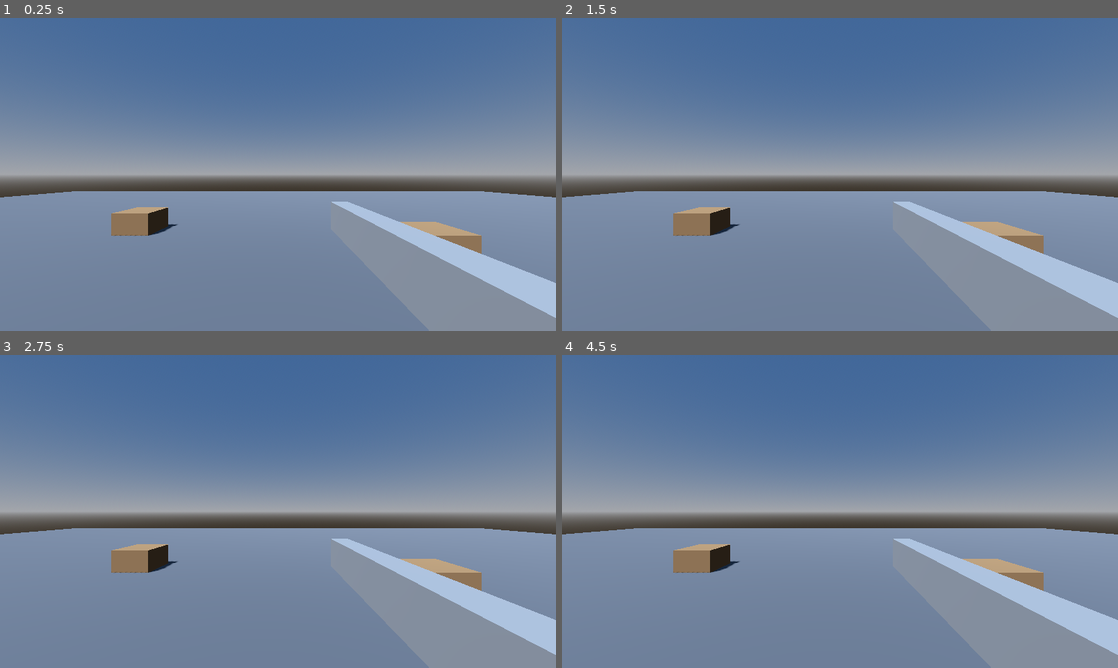
Above: before the commit, frames 1-4 (two rows, left to right).
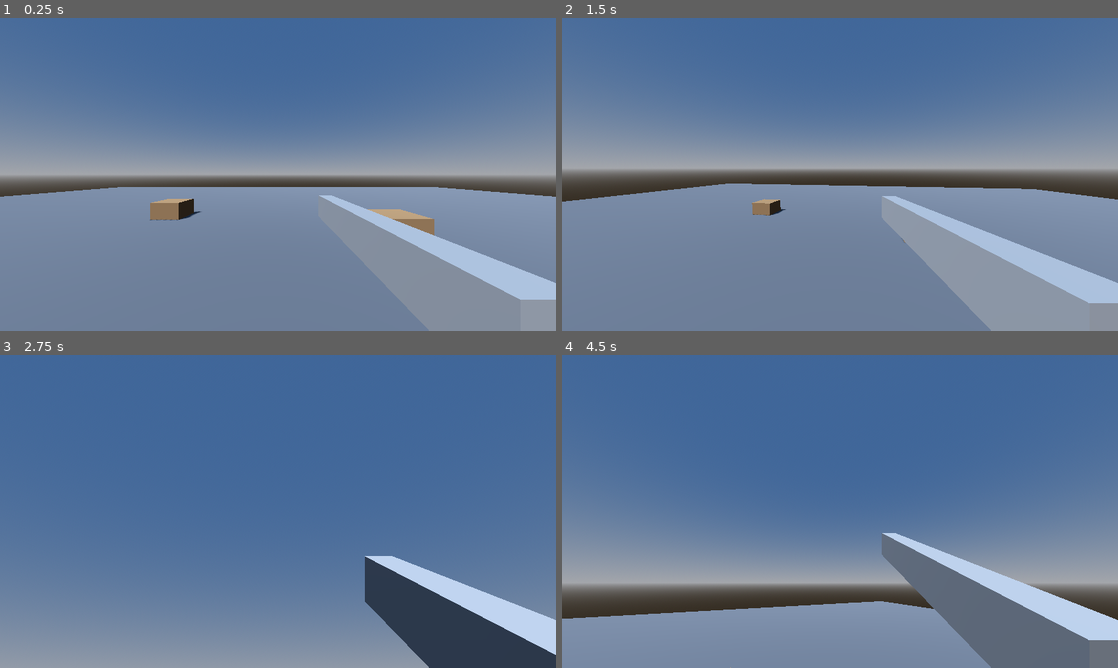
Above: after the commit, the same moments.

Repository: jou3706/last-loop
Game: Godot game, scene res://scenes/main.tscn
Same seed, same stepped clock (60 frames per second), same inputs: the game is played once before the commit and once after it.
Inputs (mouse positions are in pixels of both pictures, inside the frame that each line leads up to):
- Up to frame 1 (0.25 s): no input
- Up to frame 2 (1.5 s): tap Enter at 0.5 s; move the mouse to (962, 158) at 0.52 s; hold D (move_right) 0.53-1.28 s; hold Right mouse button (aim) 0.53-1.28 s; tap Space (jump) at 0.77 s; move the mouse to (728, 190) at 1.27 s; hold S (move_back) from 1.28 s (still down); click (728, 190) at 1.35 s
- Up to frame 3 (2.75 s): tap Space (jump) at 1.52 s; move the mouse to (333, 442) at 2.02 s; release S (move_back) at 2.03 s; hold D (move_right) from 2.03 s (still down); hold Right mouse button (aim) from 2.03 s (still down)
- Up to frame 4 (4.5 s): tap Space (jump) at 2.75, 3.02, 3.77 s; move the mouse to (812, 574) at 2.77 s; release D (move_right) at 2.78 s; release Right mouse button (aim) at 2.78 s; hold W (move_forward) 2.78-3.53 s; click (812, 574) at 2.85 s; move the mouse to (1006, 558) at 3.52 s; hold Right mouse button (aim) 3.53-4.28 s; hold A (move_left) from 3.53 s (still down); move the mouse to (673, 464) at 4.27 s; click (673, 464) at 4.35 s

The runs differ from the first frame. In frame 1, 3.3% of the frame differs, in the area x 0-100%, y 54-96%; in frame 2, 8.1%; in frame 3, 53%, in the area x 0-100%, y 19-100%; in frame 4, 48%.
Error before the commit: Parse Error: Expected statement, found "_" instead. (res://scripts/player.gd:125)

Commit message:
fix: remove standalone underscore assignment in _fire()

Diff:
--- a/scripts/player.gd
+++ b/scripts/player.gd
@@ -119,11 +119,8 @@
 func _fire() -> void:
 	_current_mag -= 1
 	if raycast and raycast.is_colliding():
-		var hit_pos = raycast.get_collision_point()
-		# Damage applied conceptually; no hitbox logic yet
+		var _hit_pos = raycast.get_collision_point()
 		var _hit = raycast.get_collider()
-		_ = hit_pos
-		_ = _hit
 
 	_recoil.y += recoil_pitch
 	_recoil.x += randf_range(-recoil_yaw, recoil_yaw)
